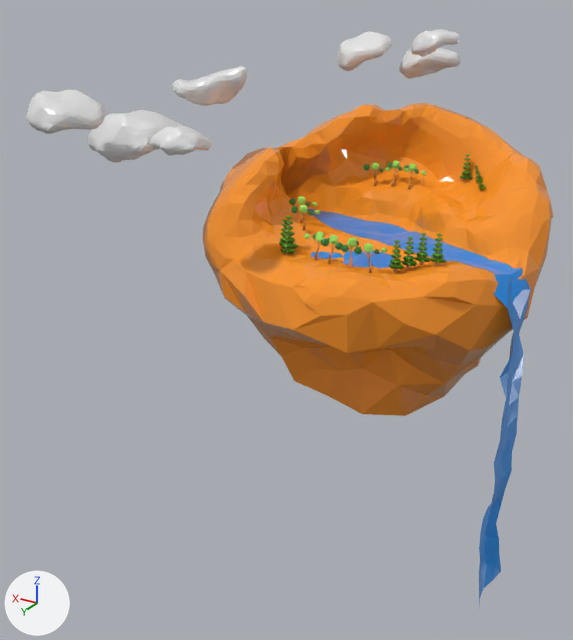
One commit to the OBJ model models/map/mountain/island/island.obj: the scene before it, then after it.
Before and after are seen from a 50 mm lens placed at (-19.1, 42.7, 15.8), pointed at (5.0, 2.6, -4.3). The axes (+X, +Y, +Z) are drawn at lower left. The lights are the same throughout. Where no turn or scale is listed for an object, it has been applied to the vertices.

The first picture shows 'base_world_Icosphere', 'cloude_set_001_Icosphere.010', 'water_mesh_Plane'.
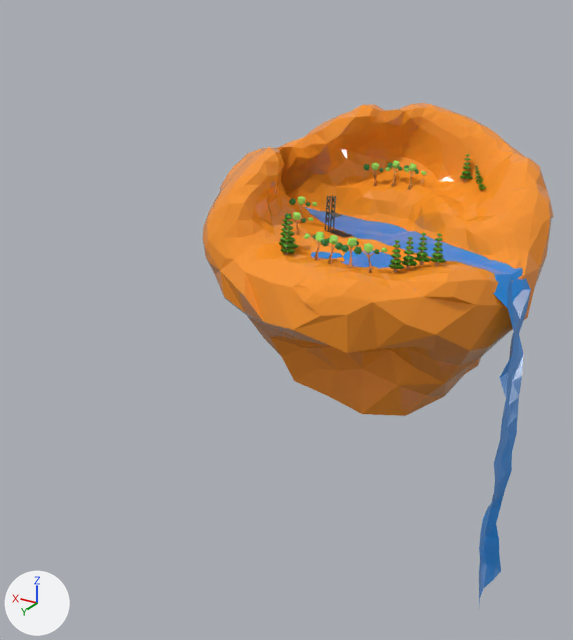
What changed in the scene script:
```text
Remove ob_cloude_set_001_icosphere_010:
    ob_cloude_set_001_icosphere_010 = bpy.data.objects.new('cloude_set_001_Icosphere.010', me_cloude_set_001_icosphere_010)
Add ob_platform_pad_cube_022:
    ob_platform_pad_cube_022 = bpy.data.objects.new('platform_pad_Cube.022', me_platform_pad_cube_022)  # 241 vertices, 360 faces, 1 loose edge; spans x 0.58..2.43, y 1.93..3.0, z 1.86..4.05; in mat_material_006 (picture img_material_006_base_color_png), mat_material_005 (picture img_material_005_base_color_png), mat_material_013 (picture img_material_013_base_color_png), mat_material_012 (picture img_material_012_base_color_png), mat_material_011 (picture img_material_011_base_color_png), mat_material_010 (picture img_material_010_base_color_png), mat_material_009 (picture img_material_009_base_color_png), mat_material_008 (picture img_material_008_base_color_png), mat_material_014 (picture img_material_014_base_color_png), mat_material_007 (picture img_material_007_base_color_png), mat_material_004 (picture img_material_004_base_color_png), mat_material_003 (picture img_material_003_base_color_png), mat_material_002 (picture img_material_002_base_color_png), mat_material_001 (picture img_material_001_base_color_png)
    ob_platform_pad_cube_022.location = (0.0, 0.0, 0.0)
```

What differs and where, as boxes (x1, y1, x2, y2) in the pictures (573 x 640 px):
'cloude_set_001_Icosphere.010', deleted
    before: (26, 29, 461, 163)
'platform_pad_Cube.022', added
    after: (325, 195, 352, 237)
